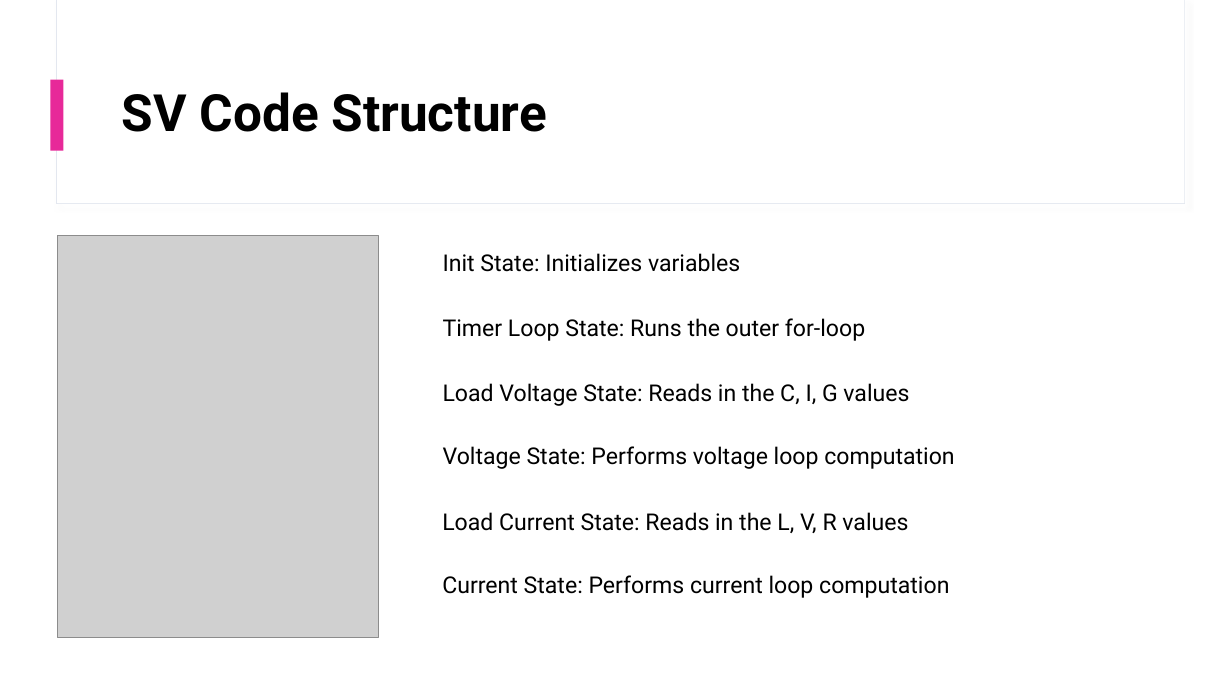
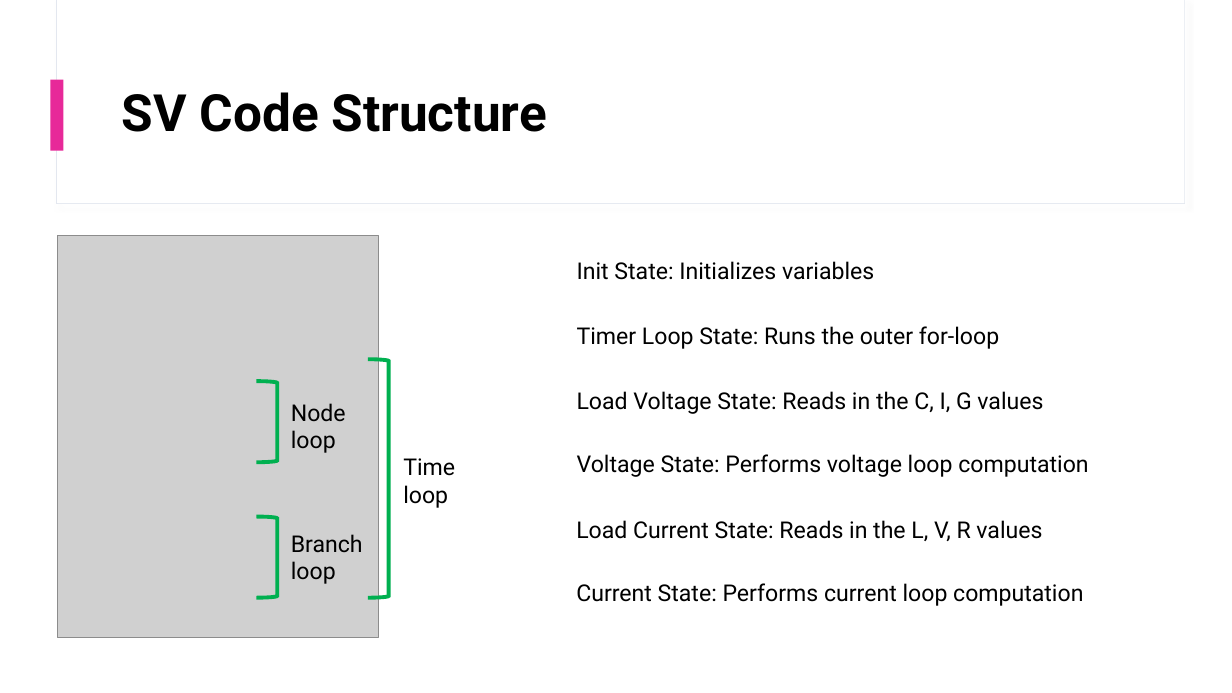
Before and after one commit to mguo5/ee537, a slide deck: slide 6 of HW4.pptx (slide 5 before the commit). Drawn at 1232x693 pixels with LibreOffice and Linux fonts; fonts in the diff are those of the drawing; grey boxes stand for pictures. Boxes give left, top, right and bottom in pixels: in the first picture for what was removed or moved away, otherwise in the second. Text is boxed around its words. In the diff, an @@ line names an element or a change of style, - is before the commit and + after.

```diff
--- a/HW4.pptx
+++ b/HW4.pptx
@@ text "Timer Loop State: Runs the ...": place and size @@
-text "Timer Loop State: Runs the ..." at [443, 318, 865, 341]
+text "Timer Loop State: Runs the ..." at [577, 326, 999, 349]
@@ right bracket added at [256, 382, 277, 463], outline #00B050 3 pt @@
@@ right bracket added at [368, 360, 389, 598], outline #00B050 3 pt @@
@@ text added at [291, 403, 346, 453], 18 pt, text #000000 @@
+Node loop
@@ text added at [403, 458, 455, 508], 18 pt, text #000000 @@
+Time loop
@@ right bracket added at [256, 517, 277, 598], outline #00B050 3 pt @@
@@ text added at [291, 534, 363, 584], 18 pt, text #000000 @@
+Branch loop
@@ 5 texts: place and size @@
-5 texts at [442, 253, 954, 598]
+5 texts at [576, 261, 1088, 606]
```
Also in this commit, not shown: 1 slide added.
